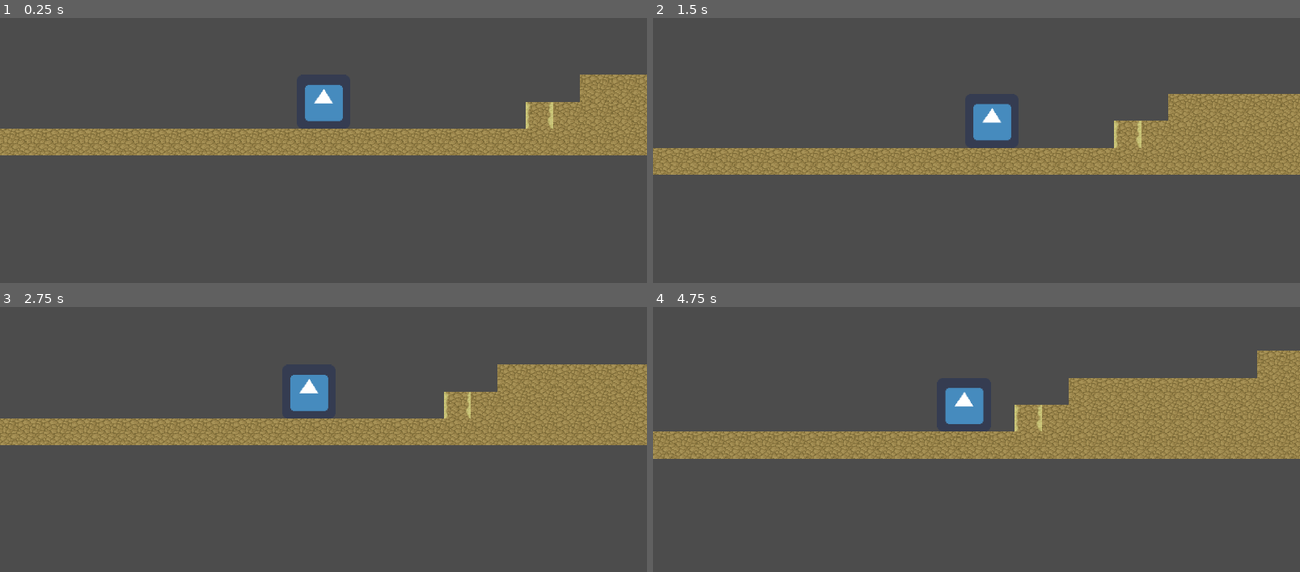
Above: before the commit, frames 1-4 (two rows, left to right).
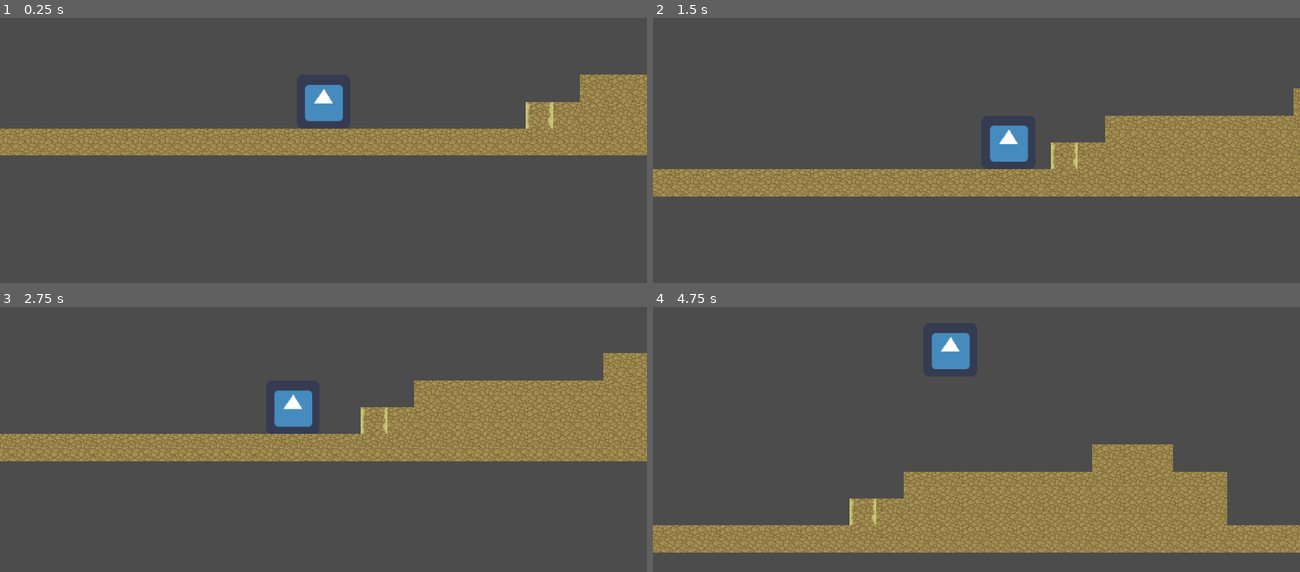
Above: after the commit, the same moments.

Repository: Kreateer/game-off-2020
Game: Godot game, scene res://scenes/Main.tscn
Two runs of this game, one before a commit and one after it. Both use one fixed random seed, a clock stepped at 60 frames per second and the inputs below. The engine's default icon, where the game draws it, is replaced by a stand-in: a white triangle on a blue panel in a dark square.
Inputs:
- Up to frame 1 (0.25 s): no input
- Up to frame 2 (1.5 s): hold D (right) from 0.53 s (still down); tap W (jump) at 0.77 s
- Up to frame 3 (2.75 s): tap W (jump) at 1.52 s; release D (right) at 2.03 s; hold A (left) from 2.03 s (still down)
- Up to frame 4 (4.75 s): release A (left) at 2.78 s; hold D (right) 2.78-4.28 s; tap W (jump) at 3.02, 3.77, 4.52 s; hold A (left) from 4.28 s (still down)

The runs differ from the first frame. In frame 2, 19% of the frame differs, in the area x 0-100%, y 26-68%; in frame 3, 16%; in frame 4, 42%, in the area x 0-100%, y 9-93%.

Commit message:
small fixes to work _process function

Diff:
--- a/scripts/Player.gd
+++ b/scripts/Player.gd
@@ -7,6 +7,9 @@
 
 var velocity = Vector2()
 var jumping = false
+
+var edge_lvl_r = 700
+var edge_lvl_l = 8
 
 var screen_size # Empty var
 
@@ -39,12 +42,9 @@
 
 # Called every frame. 'delta' is the elapsed time since the previous frame.
 func _process(delta):
-	#position += velocity * delta
-	#print(screen_size)
-	#position.x = clamp(position.x, 8, screen_size.x)
-	#position.x = clamp(position.y, 8, screen_size.y)
-	pass
-
+	position += velocity * delta
+	print(screen_size)
+	position.x = clamp(position.x, edge_lvl_l, screen_size.x - edge_lvl_r)
 
 func _on_Player_body_entered(body):
 	emit_signal("hit")
